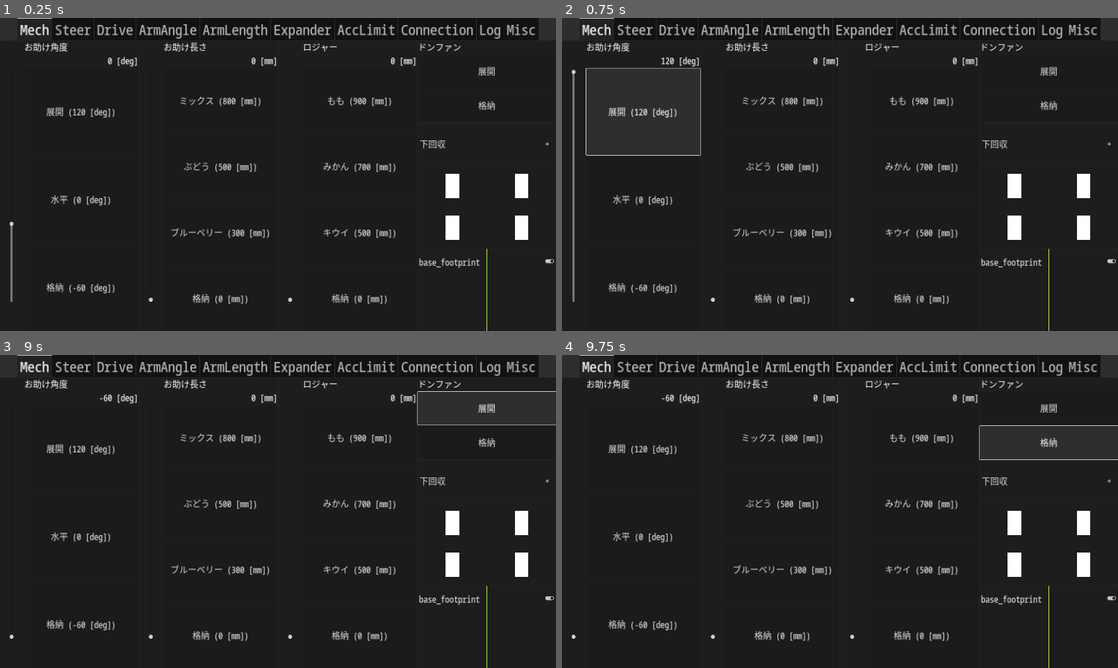
Above: before the commit, frames 1-4 (two rows, left to right).
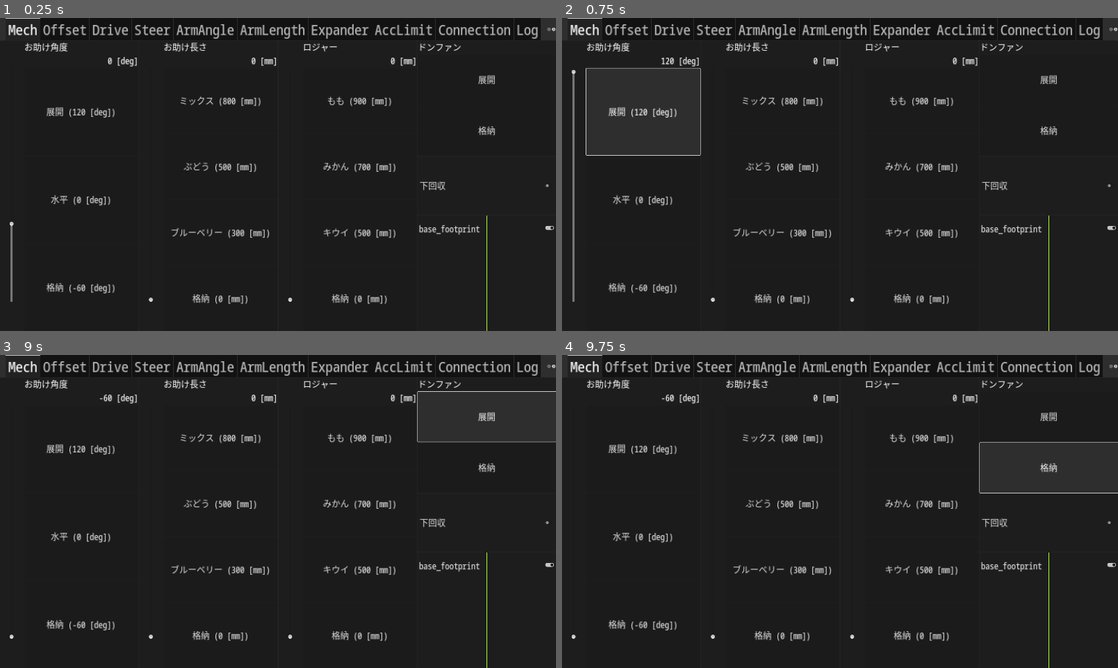
Above: after the commit, the same moments.

Repository: omuct-robotclub/nhk2023-team-a-controller
Game: Godot game, scene res://controls/controller.tscn
Same seed, same stepped clock (60 frames per second), same inputs: the game is played once before the commit and once after it.
Inputs:
- Up to frame 1 (0.25 s): no input
- Up to frame 2 (0.75 s): click "展開 (120 [deg])" at 0.5 s
- Up to frame 3 (9 s): click "水平 (0 [deg])" at 1.25 s; click "格納 (-60 [deg])" at 2 s; click "ミックス (800 [mm])" at 2.75 s; click "ぶどう (500 [mm])" at 3.5 s; click "ブルーベリー (300 [mm])" at 4.25 s; click "格納 (0 [mm])" at 5 s; click "もも (900 [mm])" at 5.75 s; click "みかん (700 [mm])" at 6.5 s; click "キウイ (500 [mm])" at 7.25 s; click "格納 (0 [mm])" at 8 s; click "展開" at 8.75 s
- Up to frame 4 (9.75 s): click "格納" at 9.5 s

The runs differ from the first frame. In frame 1, 3.5% of the frame differs, in the area x 1-100%, y 0-80%; in frame 2, 3.5%; in frame 3, 3.7%; in frame 4, 3.8%.

Commit message:
use dedicated tab for steer offset controller

Diff:
--- a/controls/controller.tscn
+++ b/controls/controller.tscn
@@ -170,37 +170,6 @@
 size_flags_vertical = 3
 text = "下回収"
 
-[node name="SteerOffsetController" type="Panel" parent="MarginContainer/MainController/TabContainer/Mech/VBoxContainer"]
-layout_mode = 2
-size_flags_horizontal = 3
-size_flags_vertical = 3
-script = ExtResource("13_vp31h")
-
-[node name="HBoxContainer" type="HBoxContainer" parent="MarginContainer/MainController/TabContainer/Mech/VBoxContainer/SteerOffsetController"]
-layout_mode = 1
-anchors_preset = 15
-anchor_right = 1.0
-anchor_bottom = 1.0
-grow_horizontal = 2
-grow_vertical = 2
-
-[node name="GridContainer" type="GridContainer" parent="MarginContainer/MainController/TabContainer/Mech/VBoxContainer/SteerOffsetController/HBoxContainer"]
-layout_mode = 2
-size_flags_horizontal = 3
-columns = 2
-
-[node name="SteerWheel0" parent="MarginContainer/MainController/TabContainer/Mech/VBoxContainer/SteerOffsetController/HBoxContainer/GridContainer" instance=ExtResource("14_10mmx")]
-layout_mode = 2
-
-[node name="SteerWheel3" parent="MarginContainer/MainController/TabContainer/Mech/VBoxContainer/SteerOffsetController/HBoxContainer/GridContainer" instance=ExtResource("14_10mmx")]
-layout_mode = 2
-
-[node name="SteerWheel1" parent="MarginContainer/MainController/TabContainer/Mech/VBoxContainer/SteerOffsetController/HBoxContainer/GridContainer" instance=ExtResource("14_10mmx")]
-layout_mode = 2
-
-[node name="SteerWheel2" parent="MarginContainer/MainController/TabContainer/Mech/VBoxContainer/SteerOffsetController/HBoxContainer/GridContainer" instance=ExtResource("14_10mmx")]
-layout_mode = 2
-
 [node name="Panel" type="Panel" parent="MarginContainer/MainController/TabContainer/Mech/VBoxContainer"]
 layout_mode = 2
 size_flags_vertical = 3
@@ -241,6 +210,49 @@
 grow_horizontal = 0
 script = ExtResource("14_xppwc")
 
+[node name="Offset" type="Panel" parent="MarginContainer/MainController/TabContainer"]
+visible = false
+layout_mode = 2
+size_flags_horizontal = 3
+size_flags_vertical = 3
+script = ExtResource("13_vp31h")
+
+[node name="HBoxContainer" type="HBoxContainer" parent="MarginContainer/MainController/TabContainer/Offset"]
+layout_mode = 1
+anchors_preset = 15
+anchor_right = 1.0
+anchor_bottom = 1.0
+grow_horizontal = 2
+grow_vertical = 2
+
+[node name="GridContainer" type="GridContainer" parent="MarginContainer/MainController/TabContainer/Offset/HBoxContainer"]
+layout_mode = 2
+size_flags_horizontal = 3
+columns = 2
+
+[node name="SteerWheel0" parent="MarginContainer/MainController/TabContainer/Offset/HBoxContainer/GridContainer" instance=ExtResource("14_10mmx")]
+layout_mode = 2
+
+[node name="SteerWheel3" parent="MarginContainer/MainController/TabContainer/Offset/HBoxContainer/GridContainer" instance=ExtResource("14_10mmx")]
+layout_mode = 2
+
+[node name="SteerWheel1" parent="MarginContainer/MainController/TabContainer/Offset/HBoxContainer/GridContainer" instance=ExtResource("14_10mmx")]
+layout_mode = 2
+
+[node name="SteerWheel2" parent="MarginContainer/MainController/TabContainer/Offset/HBoxContainer/GridContainer" instance=ExtResource("14_10mmx")]
+layout_mode = 2
+
+[node name="Drive" type="Panel" parent="MarginContainer/MainController/TabContainer"]
+visible = false
+layout_mode = 2
+
+[node name="DriveGainController" parent="MarginContainer/MainController/TabContainer/Drive" instance=ExtResource("6_waxgt")]
+layout_mode = 1
+size_flags_vertical = 3
+display_name = "Drive"
+node_name = "/can_bridge"
+parameter_base = "drive"
+
 [node name="Steer" type="Panel" parent="MarginContainer/MainController/TabContainer"]
 visible = false
 layout_mode = 2
@@ -258,17 +270,6 @@
 
 [node name="Max" parent="MarginContainer/MainController/TabContainer/Steer/SteerGainController" index="5"]
 max_value = 1.0
-
-[node name="Drive" type="Panel" parent="MarginContainer/MainController/TabContainer"]
-visible = false
-layout_mode = 2
-
-[node name="DriveGainController" parent="MarginContainer/MainController/TabContainer/Drive" instance=ExtResource("6_waxgt")]
-layout_mode = 1
-size_flags_vertical = 3
-display_name = "Drive"
-node_name = "/can_bridge"
-parameter_base = "drive"
 
 [node name="ArmAngle" type="Panel" parent="MarginContainer/MainController/TabContainer"]
 visible = false
